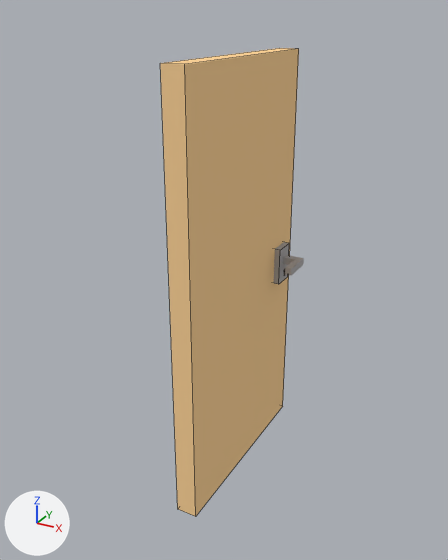
The Blender file Escape Room VR/Assets/EscapeRoom/Models/door.blend as it was, and as the next commit left it.
Both versions are drawn from a camera (50 mm lens) standing at (1.23, -1.88, 2.18) and looking at (-0.05, 0.45, 1.01). Every picture has the same lights, and +X, +Y and +Z are marked at lower left. Mesh edges are drawn as thin lines on the coarser meshes.

Script lines for the objects in view, before the commit:
```python
me_cube = bpy.data.meshes.new('Cube')
me_cube.from_pydata(...)  # a box spanning x -1.0..1.0, y 0.0..2.0, z 0.0..2.0
me_cube.materials.append(mat_main)  # picture img_lowpolytexture_png
ob_door = bpy.data.objects.new('Door', me_cube)
ob_door.location = (0.0, 0.0, 0.0)
ob_door.scale = (0.05, 0.5, 1.0)
```
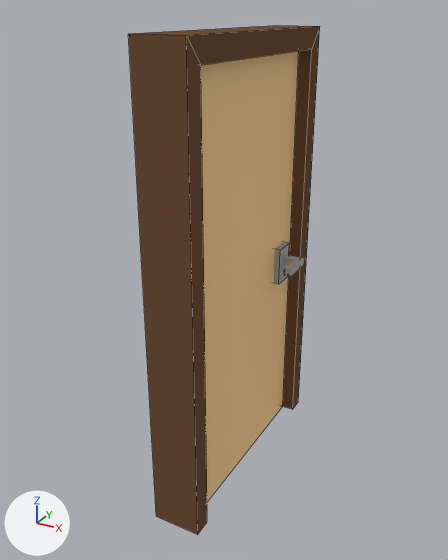
Changed parts and their boxes [x1, y1, x2, y2] in the pictures (448 x 560 px):
'Frame', added (brown)
    after: [128, 25, 320, 534]

The edits, one by one:
Mesh me_cube_002 is new.
It has 16 vertices, 14 faces and spans x -1.0..1.0, y -1.0..1.0, z -1.0..1.1.
It uses material mat_main (picture img_lowpolytexture_png).
Object 'Frame' (ob_frame) is new; it shows me_cube_002.
Its location is (0.0, 0.5, 1.0).
Its scale is (0.113, 0.588, 1.0).
